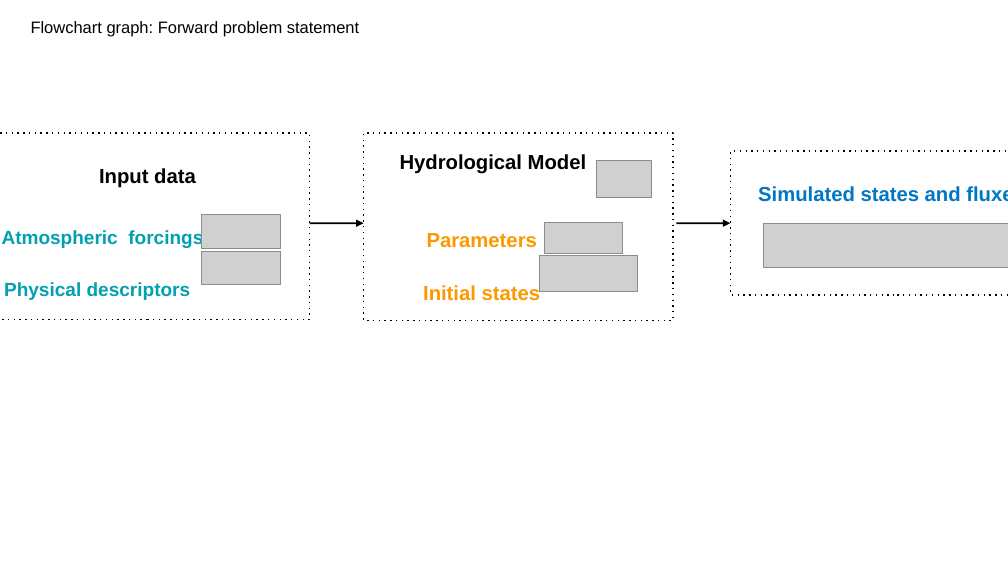
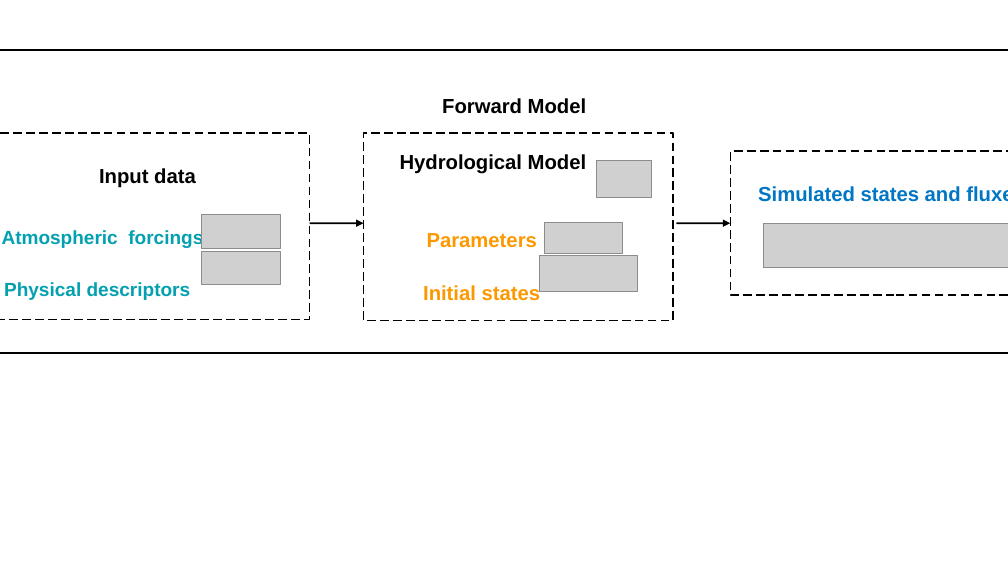
Before and after one commit to DassHydro/smash, a slide deck: slide 1 of doc/source/asset/smash_graphes_structures.odp. Drawn at 1008x567 pixels with LibreOffice and Linux fonts; fonts in the diff are those of the drawing; grey boxes stand for pictures. Boxes give left, top, right and bottom in pixels: in the first picture for what was removed or moved away, otherwise in the second. Text is boxed around its words. In the diff, an @@ line names an element or a change of style, - is before the commit and + after.

```diff
--- a/doc/source/asset/smash_graphes_structures.odp
+++ b/doc/source/asset/smash_graphes_structures.odp
@@ text removed at <box>31,21,359,37</box> @@
-Flowchart graph: Forward problem statement
@@ rectangle added at <box>0,50,1008,353</box>, outline #000000 1.42 pt, 16 pt, text #000000, bold @@
+Forward Model
```
Also in this commit, not shown: 3 other slides changed, 2 slides added, 11 other files.
